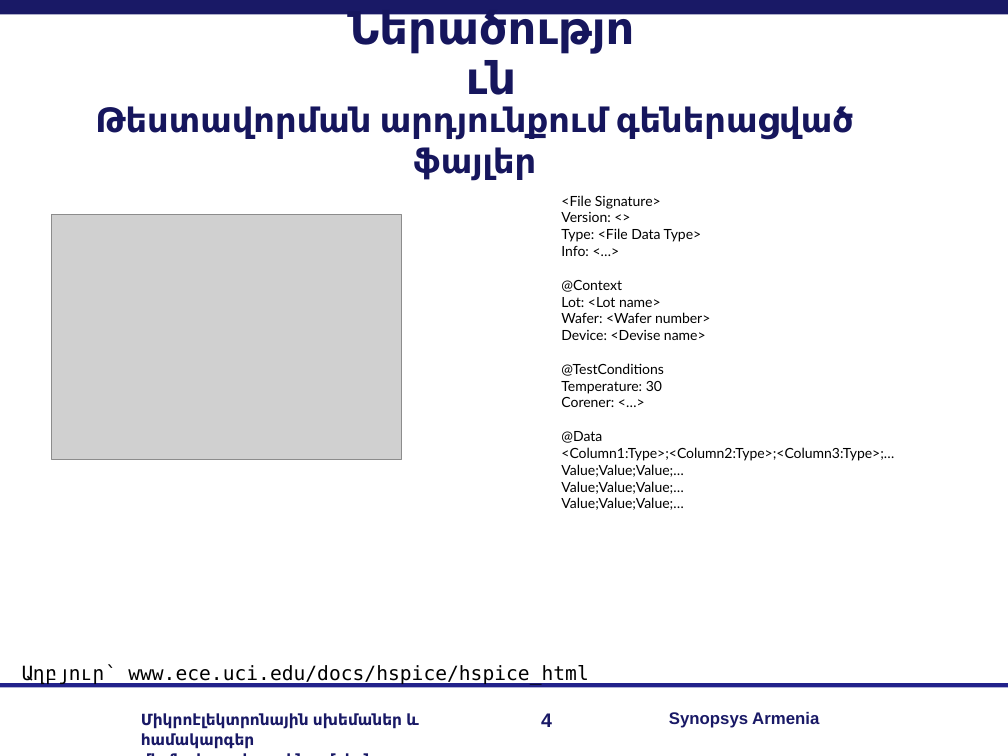
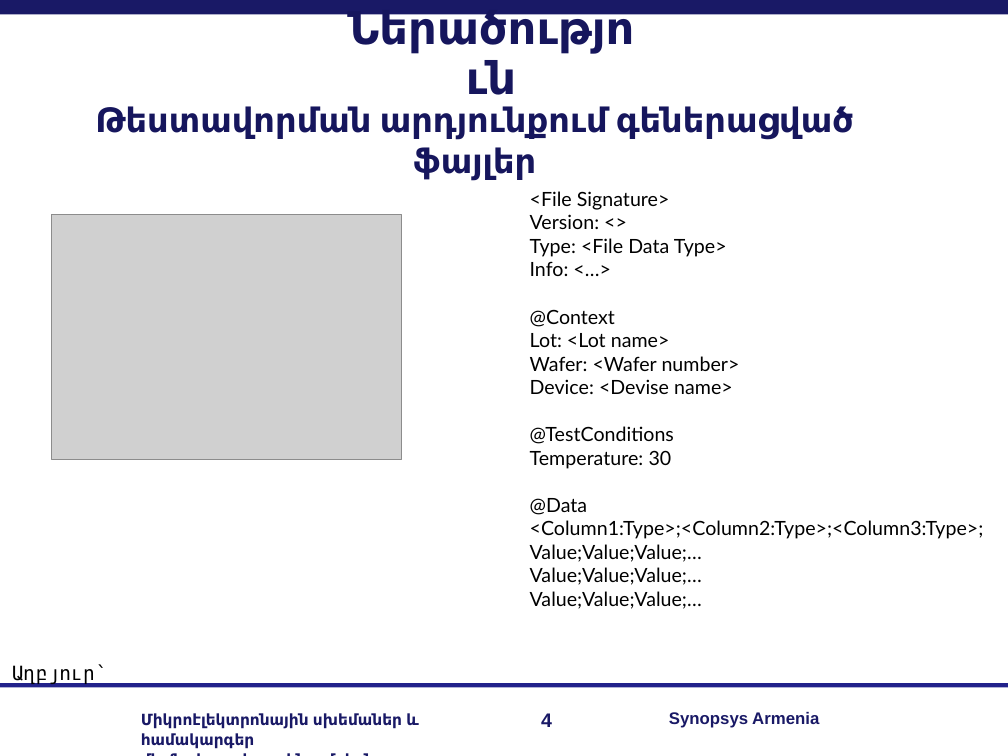
Before and after one commit to RazKarapetyan/Diploma_Final_Files, a slide deck: slide 4 of My Diploma/slides.ppt. Drawn at 1008x756 pixels with LibreOffice and Linux fonts; fonts in the diff are those of the drawing; grey boxes stand for pictures; background and template pictures are left out. Boxes give left, top, right and bottom in pixels: in the first picture for what was removed or moved away, otherwise in the second. Text is boxed around its words. In the diff, an @@ line names an element or a change of style, - is before the commit and + after.

Commit message:
Add slides

```diff
--- a/My Diploma/slides.ppt
+++ b/My Diploma/slides.ppt
@@ text "<File Signature>": place and size @@
-text "<File Signature>" at bbox=[561, 195, 894, 510]
+text "<File Signature>" at bbox=[530, 191, 984, 609]
@@ text at bbox=[530, 191, 740, 609]: size 10 to 14 pt in "<File Signature>", "Version: <>", "Type: <File Data Type>", "Info: <…>" and 10 more places @@
@@ text at bbox=[561, 397, 614, 407]: paragraph removed @@
-Corener: <…>
@@ text at bbox=[530, 520, 984, 539]: text changed; size 10 to 14 pt @@
-<Column1:Type>;<Column2:Type>;<Column3:Type>;…
+<Column1:Type>;<Column2:Type>;<Column3:Type>;
@@ text added at bbox=[12, 664, 106, 685], 14 pt, text #000000 @@
+Աղբյուր՝
@@ text removed at bbox=[22, 664, 589, 685] @@
-Աղբյուր՝ www.ece.uci.edu/docs/hspice/hspice_html
```
Also in this commit, not shown: 2 other slides changed, 6 slides added, 4 slides removed.
